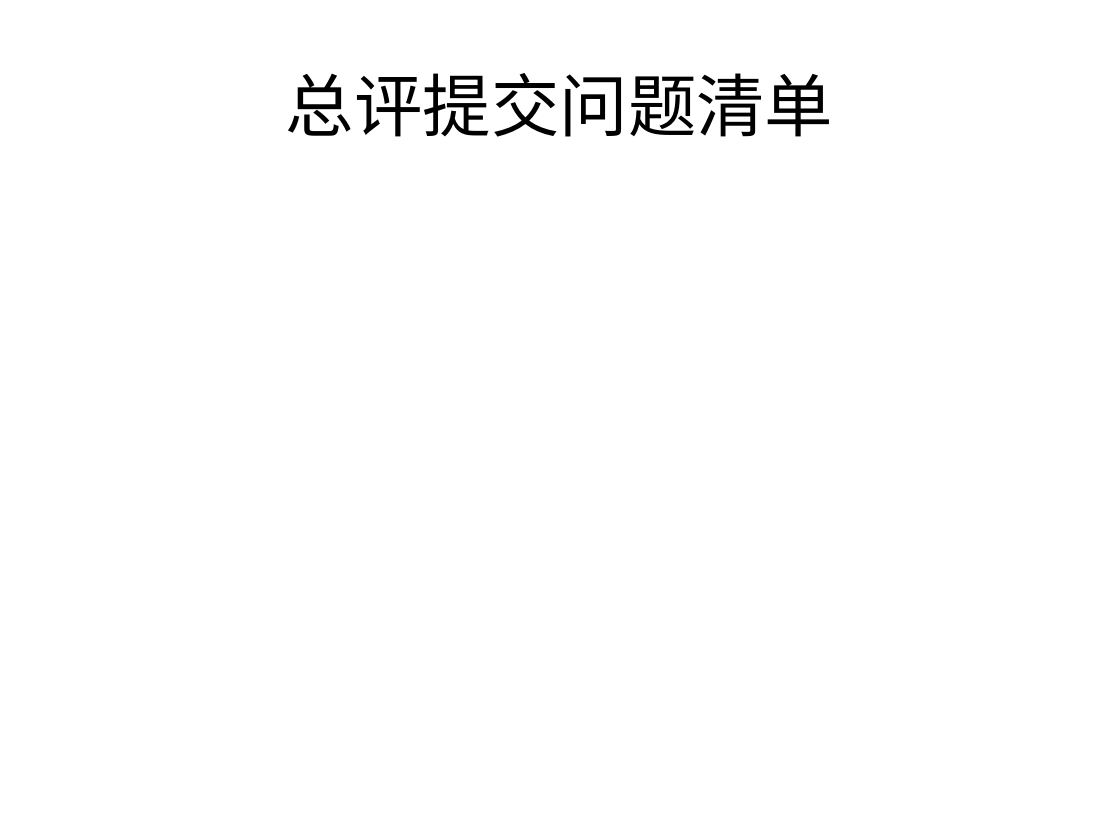
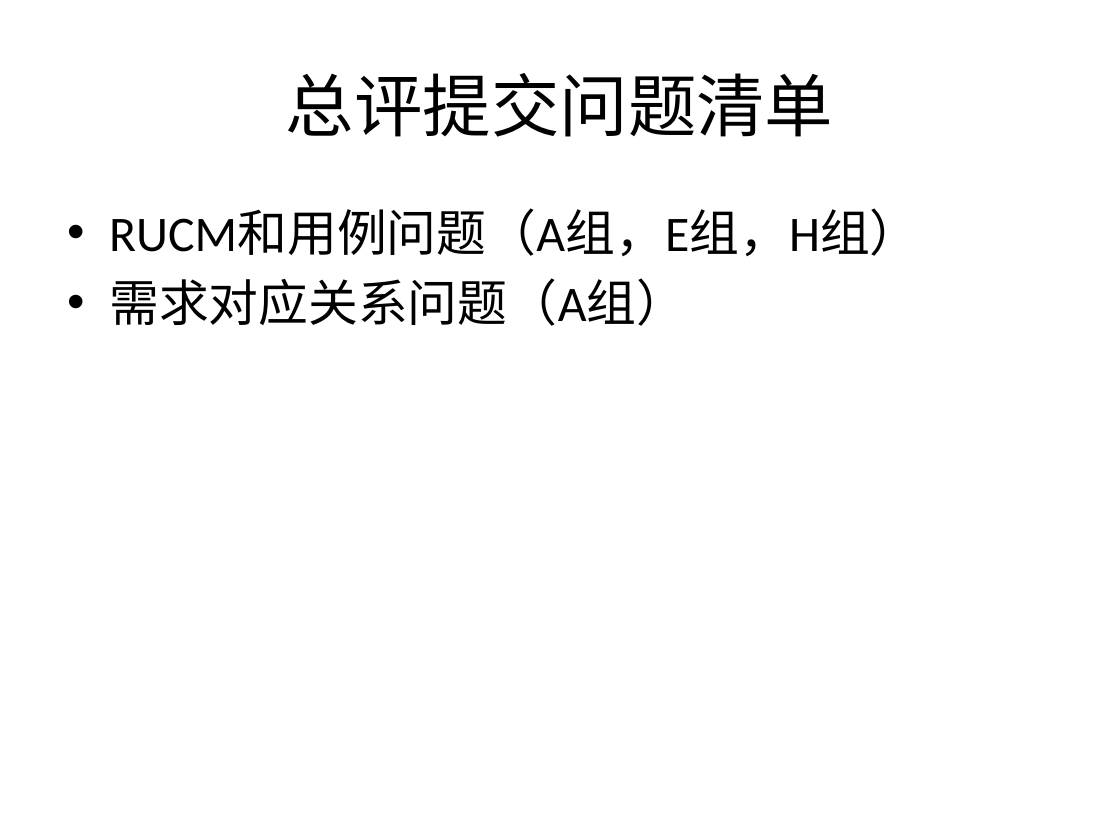
Before and after one commit to bhsei/16TeamC, a slide deck: slide 14 of 2.项目PPT/十七周-项目总结.pptx (slide 9 before the commit). Drawn at 1120x840 pixels with LibreOffice and Linux fonts; fonts in the diff are those of the drawing. Boxes give left, top, right and bottom in pixels: in the first picture for what was removed or moved away, otherwise in the second. Text is boxed around its words. In the diff, an @@ line names an element or a change of style, - is before the commit and + after.

```diff
--- a/2.项目PPT/十七周-项目总结.pptx
+++ b/2.项目PPT/十七周-项目总结.pptx
@@ text added at <box>109,210,919,326</box>, 32 pt, text #000000 @@
+• RUCM和用例问题（A组，E组，H组）
+• 需求对应关系问题（A组）
```
Also in this commit, not shown: 5 other slides changed, 6 slides added, 2 slides removed, 1 other file.
